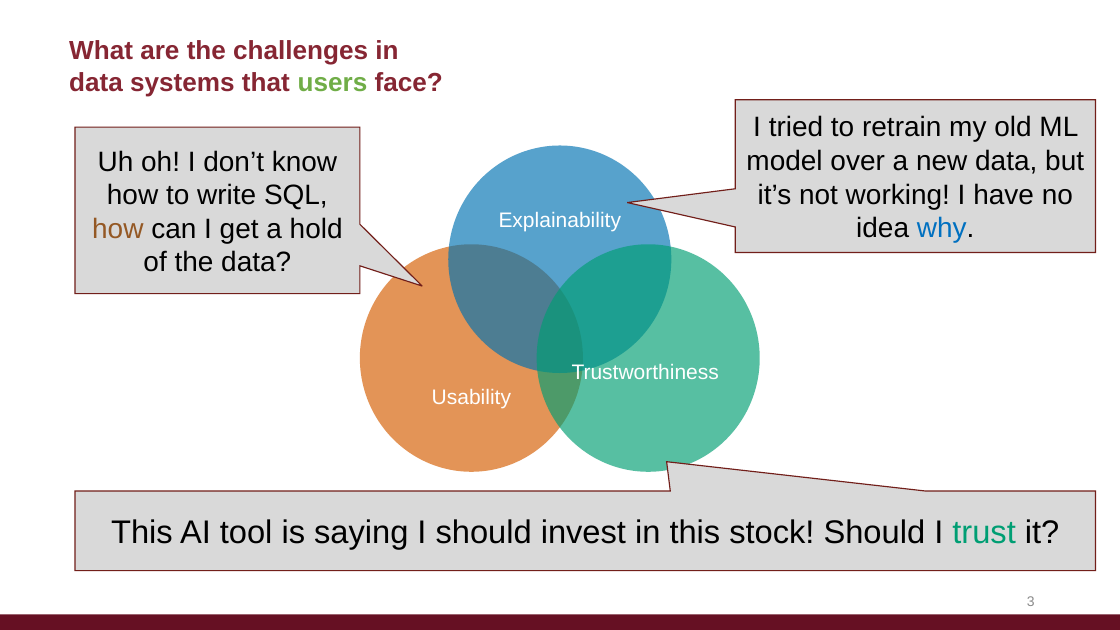
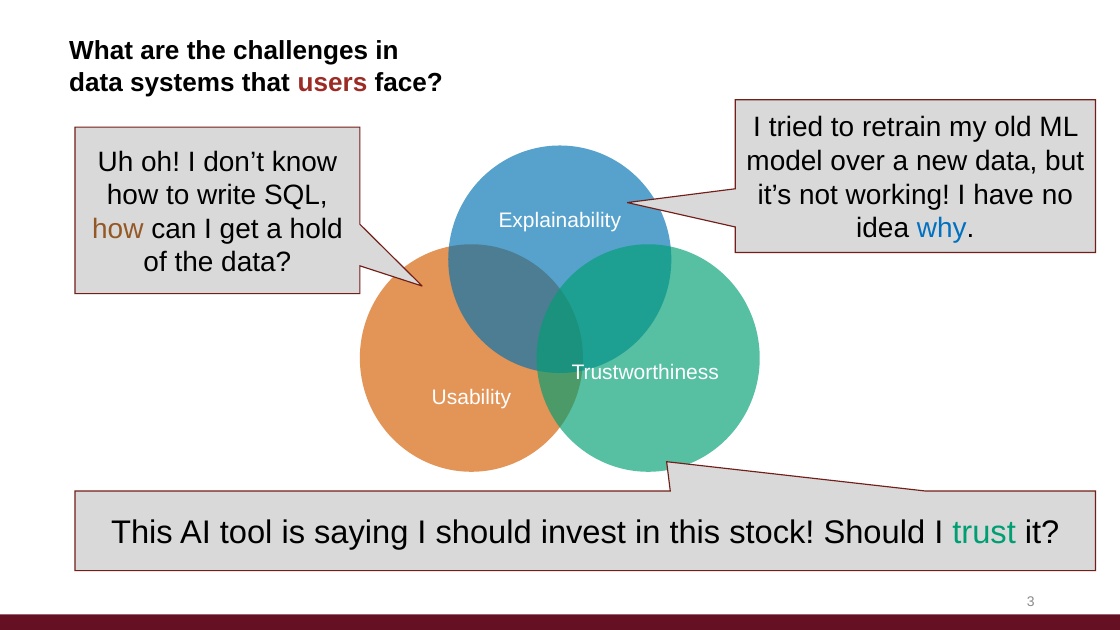
Before and after one commit to afariha/afariha.github.io, a slide deck: slide 3 of posters_and_slides/NWDS_2023_Talk.pptx. Drawn at 1120x630 pixels with LibreOffice and Linux fonts; fonts in the diff are those of the drawing. Boxes give left, top, right and bottom in pixels: in the first picture for what was removed or moved away, otherwise in the second. Text is boxed around its words. In the diff, an @@ line names an element or a change of style, - is before the commit and + after.

```diff
--- a/posters_and_slides/NWDS_2023_Talk.pptx
+++ b/posters_and_slides/NWDS_2023_Talk.pptx
@@ text "What are the challenges in" at (x1=69, y1=40, x2=443, y2=97): text colour #862633 to #000000 in "What are the challenges in", "data systems that face?"; text colour #70AD47 to #9B2B24 in "users" @@
```
Also in this commit, not shown: 4 other slides changed, 1 slide added, 1 slide removed, 1 other file.
